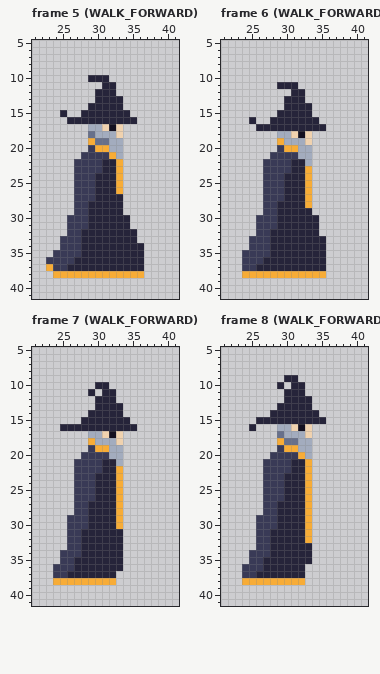
Edited in one commit: pixel-art file (Orbsmash/ContentSource/Characters/Wizard.aseprite). Above is the file before it was changed.
64x48 pixels, 148 frames. Shown: frame 5 (WALK_FORWARD): x 21..41, y 5..41; frame 6 (WALK_FORWARD): x 21..41, y 5..41; frame 7 (WALK_FORWARD): x 21..41, y 5..41; frame 8 (WALK_FORWARD): x 21..41, y 5..41. The commit also changed other frames, which this record leaves out.
The same view after the edit:
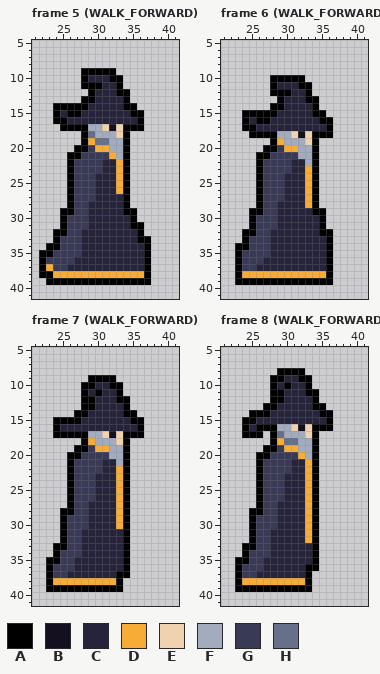
Palette (. is transparent): A #000000  B #141020  C #26243a  D #f7ac37  E #f0d2af  F #a3acbe  G #393a56  H #67708b
Commit message: wizard heavy attack and other things
What changed:
layer "outline" added
Frame 5 (WALK_FORWARD), layer "outline":
y 9: x 28..32 ..... -> AAAAA
y 10: x 28 . -> A; x 32..33 .. -> AA
y 11: x 28..30 ... -> AAA; x 33 . -> A
y 12: x 29 . -> A; x 33..34 .. -> AA
y 13: x 28..29 .. -> AA; x 34 . -> A
y 14: x 24..28 ..... -> AAAAA; x 34..35 .. -> AA
y 15: x 24 . -> A; x 26..27 .. -> AA; x 35..36 .. -> AA
y 16: x 24..25 .. -> AA; x 36 . -> A
y 17: x 25..28 .... -> AAAA; x 34..36 ... -> AAA
y 18..19: x 28 . -> A; x 34 . -> A
y 20: x 27..28 .. -> AA; x 34 . -> A
y 21: x 26..27 .. -> AA; x 34 . -> A
y 22..28: x 26 . -> A; x 34 . -> A
y 29: x 25..26 .. -> AA; x 34..35 .. -> AA
y 30: x 25 . -> A; x 35 . -> A
y 31: x 25 . -> A; x 35..36 .. -> AA
y 32: x 24..25 .. -> AA; x 36 . -> A
y 33: x 24 . -> A; x 36..37 .. -> AA
y 34: x 23..24 .. -> AA; x 37 . -> A
y 35: x 22..23 .. -> AA; x 37 . -> A
y 36..37: x 22 . -> A; x 37 . -> A
y 38: x 22..23 .. -> AA; x 37 . -> A
y 39: x 23..37 ............... -> AAAAAAAAAAAAAAA
Frame 6 (WALK_FORWARD), layer "outline":
y 10: x 28..32 ..... -> AAAAA
y 11: x 28 . -> A; x 32..33 .. -> AA
y 12: x 28..30 ... -> AAA; x 33 . -> A
y 13: x 29 . -> A; x 33..34 .. -> AA
y 14: x 28..29 .. -> AA; x 34 . -> A
y 15: x 24..28 ..... -> AAAAA; x 34..35 .. -> AA
y 16: x 24 . -> A; x 26..27 .. -> AA; x 35..36 .. -> AA
y 17: x 24..25 .. -> AA; x 36 . -> A
y 18: x 25..28 .... -> AAAA; x 34..36 ... -> AAA
y 19: x 28 . -> A; x 34 . -> A
y 20: x 27..28 .. -> AA; x 34 . -> A
y 21: x 26..27 .. -> AA; x 34 . -> A
y 22..28: x 26 . -> A; x 34 . -> A
y 29: x 25..26 .. -> AA; x 34..35 .. -> AA
y 30..31: x 25 . -> A; x 35 . -> A
y 32: x 24..25 .. -> AA; x 35..36 .. -> AA
y 33: x 24 . -> A; x 36 . -> A
y 34: x 23..24 .. -> AA; x 36 . -> A
y 35..38: x 23 . -> A; x 36 . -> A
y 39: x 23..36 .............. -> AAAAAAAAAAAAAA
Frame 7 (WALK_FORWARD), layer "outline":
y 9: x 29..32 .... -> AAAA
y 10: x 28..29 .. -> AA; x 32..33 .. -> AA
y 11: x 28 . -> A; x 30 . -> A; x 33 . -> A
y 12: x 28..29 .. -> AA; x 33..34 .. -> AA
y 13: x 28..29 .. -> AA; x 34 . -> A
y 14: x 27..28 .. -> AA; x 34..35 .. -> AA
y 15: x 24..27 .... -> AAAA; x 35..36 .. -> AA
y 16: x 24 . -> A; x 36 . -> A
y 17: x 24..28 ..... -> AAAAA; x 34..36 ... -> AAA
y 18: x 28 . -> A; x 34 . -> A
y 19: x 27..28 .. -> AA; x 34 . -> A
y 20: x 26..27 .. -> AA; x 34 . -> A
y 21..27: x 26 . -> A; x 34 . -> A
y 28: x 25..26 .. -> AA; x 34 . -> A
y 29..32: x 25 . -> A; x 34 . -> A
y 33: x 24..25 .. -> AA; x 34 . -> A
y 34: x 24 . -> A; x 34 . -> A
y 35: x 23..24 .. -> AA; x 34 . -> A
y 36: x 23 . -> A; x 34 . -> A
y 37: x 23 . -> A; x 33..34 .. -> AA
y 38: x 23 . -> A; x 33 . -> A
y 39: x 23..33 ........... -> AAAAAAAAAAA
Frame 8 (WALK_FORWARD), layer "outline":
y 8: x 29..32 .... -> AAAA
y 9: x 28..29 .. -> AA; x 32..33 .. -> AA
y 10: x 28 . -> A; x 30 . -> A; x 33 . -> A
y 11: x 28..29 .. -> AA; x 33..34 .. -> AA
y 12: x 28..29 .. -> AA; x 34 . -> A
y 13: x 27..28 .. -> AA; x 34..35 .. -> AA
y 14: x 25..27 ... -> AAA; x 35..36 .. -> AA
y 15: x 24..25 .. -> AA; x 36 . -> A
y 16: x 24 . -> A; x 26..28 ... -> AAA; x 34..36 ... -> AAA
y 17: x 24..26 ... -> AAA; x 28 . -> A; x 34 . -> A
y 18: x 28 . -> A; x 34 . -> A
y 19: x 27..28 .. -> AA; x 34 . -> A
y 20: x 26..27 .. -> AA; x 34 . -> A
y 21..27: x 26 . -> A; x 34 . -> A
y 28: x 25..26 .. -> AA; x 34 . -> A
y 29..32: x 25 . -> A; x 34 . -> A
y 33: x 24..25 .. -> AA; x 34 . -> A
y 34: x 24 . -> A; x 34 . -> A
y 35: x 23..24 .. -> AA; x 34 . -> A
y 36: x 23 . -> A; x 33..34 .. -> AA
y 37..38: x 23 . -> A; x 33 . -> A
y 39: x 23..33 ........... -> AAAAAAAAAAA
Where, in picture pixels (left, top, right, bottom), the same in both pictures:
added: (39, 68, 151, 285)
added: (235, 75, 333, 285)
added: (46, 375, 144, 592)
added: (235, 368, 333, 592)
